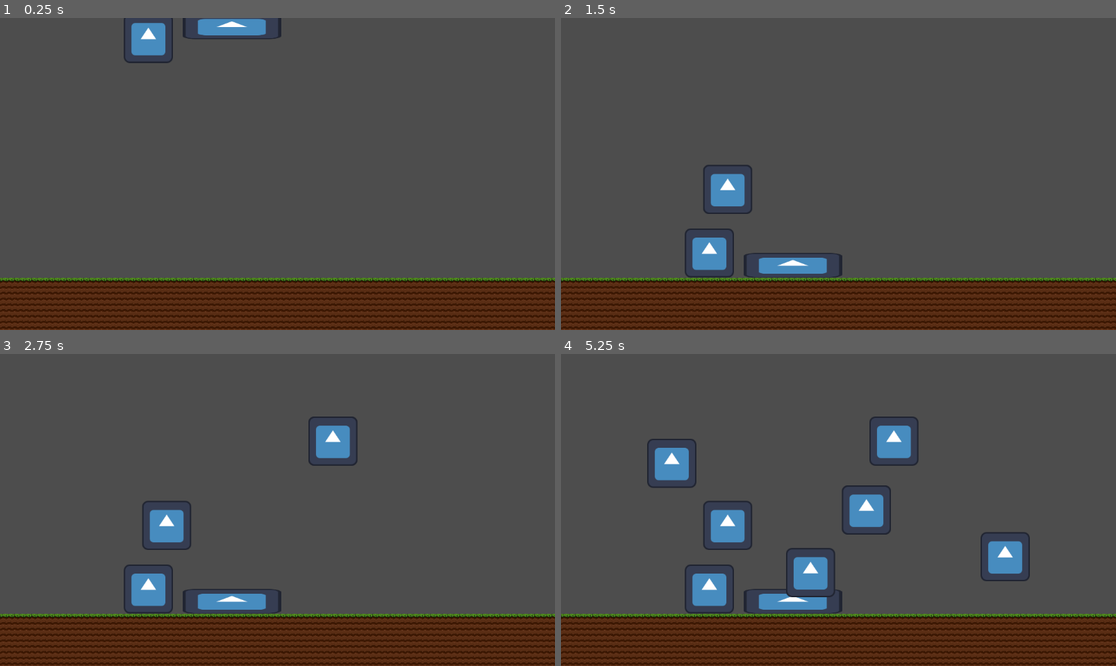
Above: before the commit, frames 1-4 (two rows, left to right).
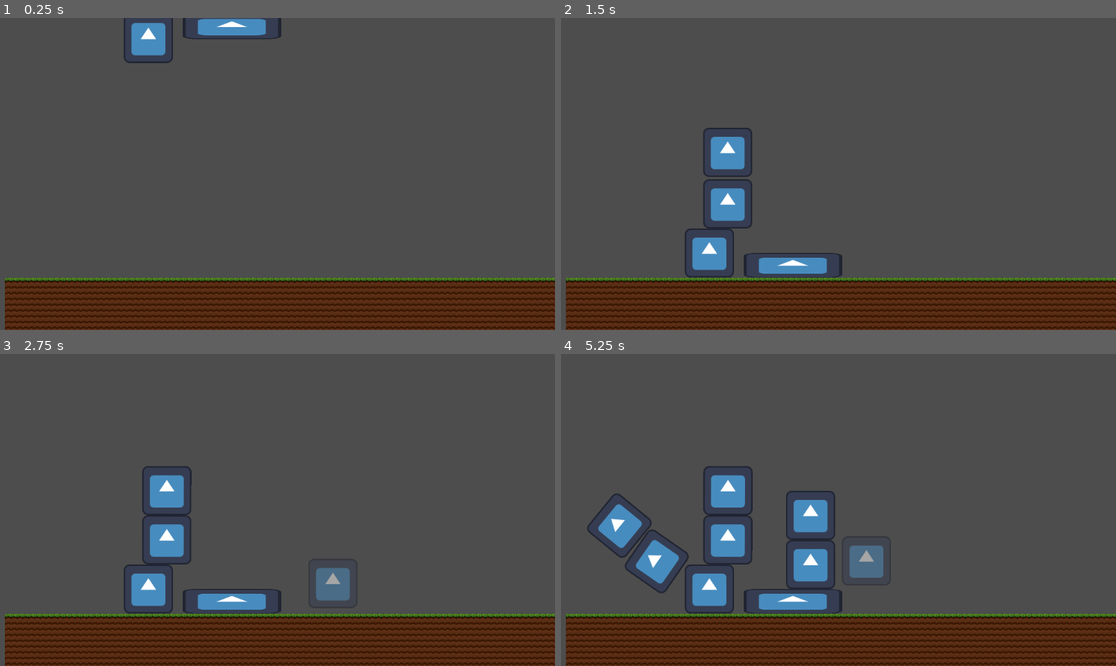
Above: after the commit, the same moments.

Repository: WitherKNyx/JengaStacking
Game: Godot game, scene res://scenes/game_world.tscn
Two runs of this game, one before a commit and one after it. Both use one fixed random seed, a clock stepped at 60 frames per second and the inputs below. The engine's default icon, where the game draws it, is replaced by a stand-in: a white triangle on a blue panel in a dark square.
Inputs (mouse positions are in pixels of both pictures, inside the frame that each line leads up to):
- Up to frame 1 (0.25 s): no input
- Up to frame 2 (1.5 s): move the mouse to (960, 158) at 0.52 s; hold F (input) 0.53-1.28 s; move the mouse to (727, 189) at 1.27 s; tap F (input) at 1.35 s
- Up to frame 3 (2.75 s): tap Enter at 2 s; move the mouse to (333, 441) at 2.02 s; hold F (input) from 2.03 s (still down)
- Up to frame 4 (5.25 s): tap Space at 2.75, 4.25 s; move the mouse to (810, 572) at 2.77 s; release F (input) at 2.78 s; tap F (input) at 2.85, 4.35 s; tap Enter at 3.5 s; move the mouse to (1005, 556) at 3.52 s; hold F (input) 3.53-4.28 s; move the mouse to (672, 463) at 4.27 s; move the mouse to (866, 510) at 5.02 s; hold F (input) from 5.03 s (still down)

The runs differ from the first frame. In frame 1, 1.3% of the frame differs, in the area x 0-100%, y 83-100%; in frame 2, 2.8%; in frame 3, 4.3%; in frame 4, 9.9%, in the area x 0-100%, y 20-100%.

Commit message:
WE GOT SNAPPING

Diff:
--- a/project.godot
+++ b/project.godot
@@ -24,5 +24,6 @@
 input={
 "deadzone": 0.5,
 "events": [Object(InputEventKey,"resource_local_to_scene":false,"resource_name":"","device":-1,"window_id":0,"alt_press …(192 unchanged characters)…
+, Object(InputEventMouseButton,"resource_local_to_scene":false,"resource_name":"","device":-1,"window_id":0,"alt_pressed":false,"shift_pressed":false,"ctrl_pressed":false,"meta_pressed":false,"button_mask":0,"position":Vector2(0, 0),"global_position":Vector2(0, 0),"factor":1.0,"button_index":1,"canceled":false,"pressed":false,"double_click":false,"script":null)
 ]
 }
--- a/scenes/game_world.tscn
+++ b/scenes/game_world.tscn
@@ -20,6 +20,7 @@
 shape = SubResource("RectangleShape2D_exm6k")
 
 [node name="GroundTilemap" type="TileMapLayer" parent="."]
+position = Vector2(10.46, 0)
 tile_map_data = PackedByteArray("AAAAAC0AAAABAAAAAAABAC0AAAABAAAAAAACAC0AAAABAAAAAAADAC0AAAABAAAAAAAEAC0AAAABAAAAAAAFAC …(13744 unchanged characters)…
 tile_set = ExtResource("1_sc3hd")
 
--- a/scenes/shape_controller.gd
+++ b/scenes/shape_controller.gd
@@ -1,33 +1,41 @@
 extends Node2D
 
 var placing = false
-var shape_instance
-var poly
-var raycast = RayCast2D.new()
+var shape_instance: CharacterBody2D
+var shape_fake: RigidBody2D
 
 # Called every frame. 'delta' is the elapsed time since the previous frame.
-func _unhandled_input(_event) -> void:
-	if Input.is_action_just_pressed("input"):
+func _input(event: InputEvent) -> void:
+	if event.is_action_pressed("input"):
 		placing = true
 		placing_shape()
 
+	if event.is_action_released("input") and shape_instance != null:
+		placing = false
+		var shape_to_place: Resource = load("res://scenes/square.tscn")
+		var shape_pos: Vector2 = shape_instance.global_position
+		print(shape_pos)
+		shape_instance.queue_free()
+		shape_instance = null
+		shape_fake = shape_to_place.instantiate()
+		shape_fake.global_position = shape_pos
+		add_child(shape_fake)
+
 func _physics_process(delta: float) -> void:
+	if shape_fake != null:
+		print(shape_fake.global_position)
 	if placing == true:
-		var mouse_position = get_global_mouse_position()
-		var space_state = get_world_2d().direct_space_state
-	# use global coordinates, not local to node
-		var query = PhysicsRayQueryParameters2D.create(global_position, get_global_mouse_position())
-		var result = space_state.intersect_ray(query)
-		if result:
-			print("Hit at point: ", result.position)
-		var rounded_position = Vector2(int(round(mouse_position.x)), int(round(mouse_position.y)))
-		shape_instance.global_position = rounded_position
+		update_shape_pos()
 
 func placing_shape() -> void:
-	var shape_to_place = load("res://scenes/square.tscn")
+	var shape_to_place: Resource = load("res://scenes/square_2.tscn")
 	shape_instance = shape_to_place.instantiate()
-	shape_instance.set_freeze_enabled(true)
-	poly = shape_instance.get_child(1)
-	poly.disabled = true
-	shape_instance.add_child(raycast)
+	update_shape_pos()
 	add_child(shape_instance)
+
+func update_shape_pos() -> void:
+	var mouse_position: Vector2 = get_global_mouse_position()
+	var rounded_position: Vector2 = Vector2(int(round(mouse_position.x)), 0)
+	if (shape_instance != null):
+		shape_instance.global_position = rounded_position
+		shape_instance.move_and_collide(Vector2(0, 2000))
--- a/scenes/square.tscn
+++ b/scenes/square.tscn
@@ -1,9 +1,8 @@
-[gd_scene load_steps=2 format=3 uid="uid://bs2jm735gt7jq"]
+[gd_scene load_steps=2 format=3 uid="uid://klxqy4ogpg3k"]
 
-[ext_resource type="Texture2D" uid="uid://d2x2or0bn0h1f" path="res://icon.svg" id="1_o5556"]
+[ext_resource type="Texture2D" uid="uid://dd55nni2sh363" path="res://icon.svg" id="1_o5556"]
 
 [node name="Square" type="RigidBody2D"]
-position = Vector2(391, 107)
 
 [node name="Squarite" type="Sprite2D" parent="."]
 scale = Vector2(0.8, 0.8)
@@ -11,4 +10,4 @@
 
 [node name="CollisionPolygon2D" type="CollisionPolygon2D" parent="."]
 scale = Vector2(0.8, 0.8)
-polygon = PackedVector2Array(59, -64, -58, -64, -63.8, -58, -64, 57.8, -59, 62.8, -59, 64, 57.6, 64, 63.9, 57, 64, -57.8, 59, -62.8)
+polygon = PackedVector2Array(-64, -64, 64, -64, 64, 64, -64, 64)
--- /dev/null
+++ b/scenes/square_2.tscn
@@ -0,0 +1,14 @@
+[gd_scene load_steps=2 format=3 uid="uid://ckrlkdcgtf6i4"]
+
+[ext_resource type="Texture2D" uid="uid://dd55nni2sh363" path="res://icon.svg" id="1_k3ibj"]
+
+[node name="Square2" type="CharacterBody2D"]
+
+[node name="Squarite" type="Sprite2D" parent="."]
+modulate = Color(1, 1, 1, 0.501961)
+scale = Vector2(0.8, 0.8)
+texture = ExtResource("1_k3ibj")
+
+[node name="CollisionPolygon2D" type="CollisionPolygon2D" parent="."]
+scale = Vector2(0.8, 0.8)
+polygon = PackedVector2Array(-64, -64, 64, -64, 64, 64, -64, 64)
Not shown, changed: icon.svg.import
Not shown: 1 places in scenes/game_world.tscn that only renumber resources
